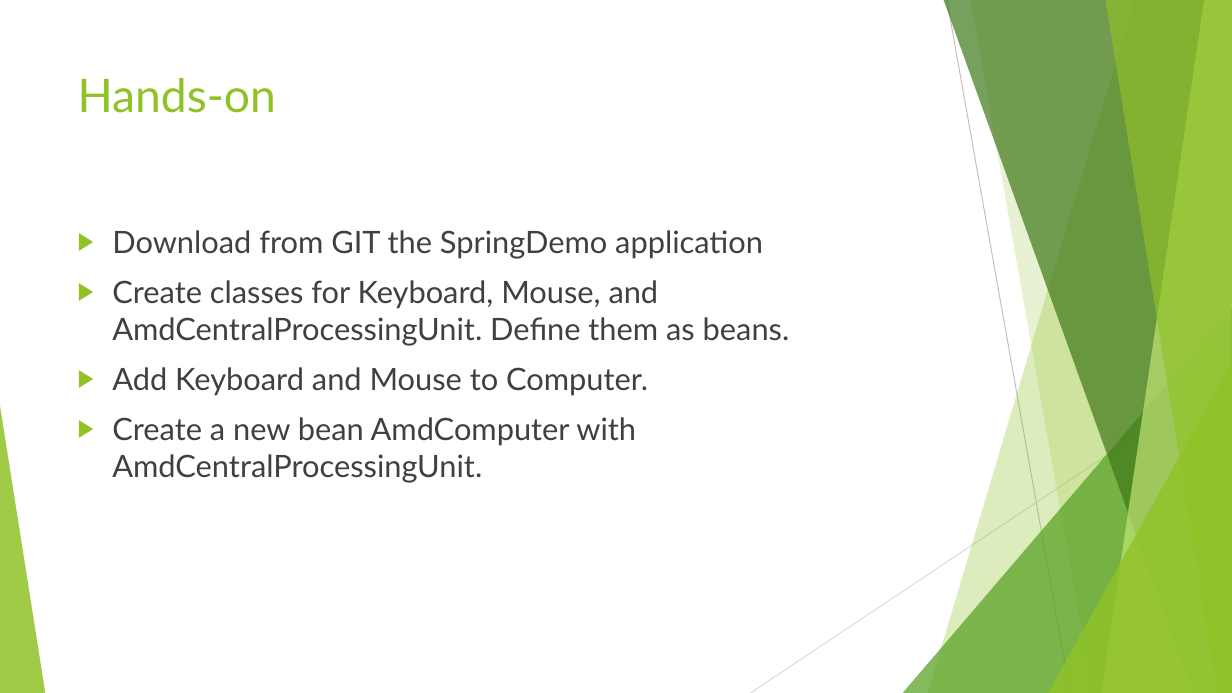
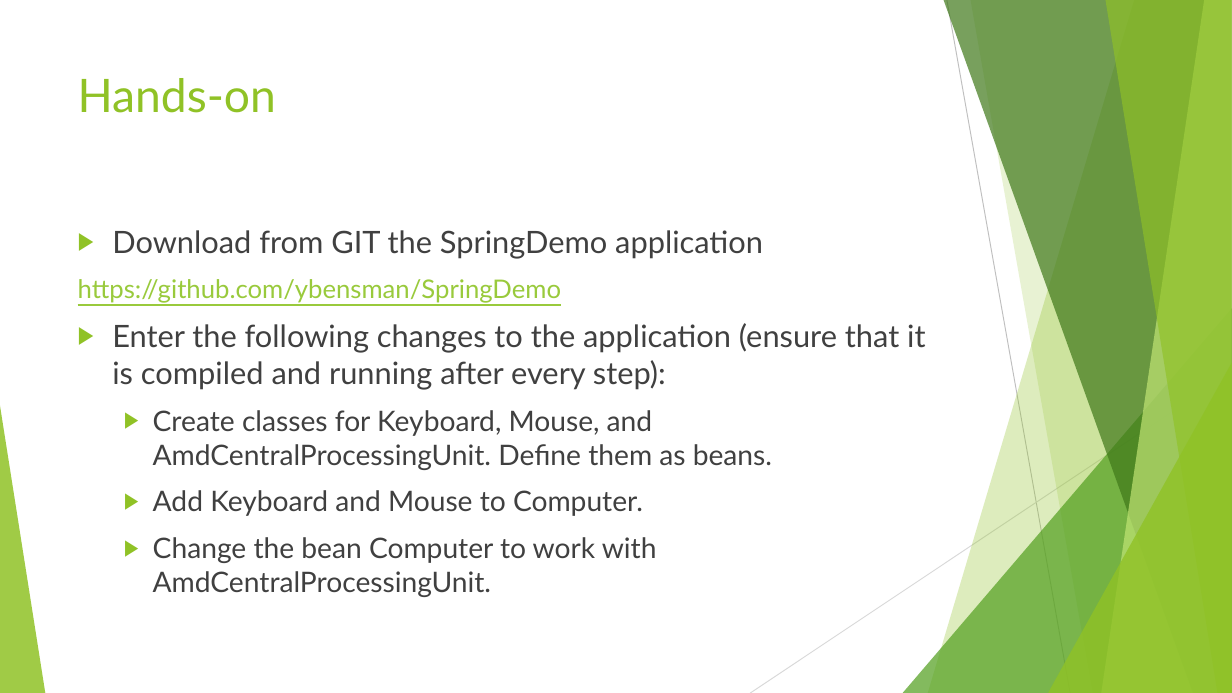
Before and after one commit to ybensman/SpringDemo, a slide deck: slide 50 of Spring_Beginners_1_SpringBootAndCore.pptx (slide 48 before the commit). Drawn at 1232x693 pixels with LibreOffice and Linux fonts; fonts in the diff are those of the drawing. Boxes give left, top, right and bottom in pixels: in the first picture for what was removed or moved away, otherwise in the second. Text is boxed around its words. In the diff, an @@ line names an element or a change of style, - is before the commit and + after.

```diff
--- a/Spring_Beginners_1_SpringBootAndCore.pptx
+++ b/Spring_Beginners_1_SpringBootAndCore.pptx
@@ text at [78, 279, 925, 390]: paragraphs added @@
+https://github.com/ybensman/SpringDemo
+▶ Enter the following changes to the application (ensure that it is compiled and running after every step):
@@ text at [153, 410, 772, 516]: size 24 to 22 pt in "Create classes for Keyboard, Mouse, and AmdCentralProcessing ...", "Add Keyboard and Mouse to Computer."; list level 1 to 2 in "Create classes for Keyboard, Mouse, ..."; list level 1 to 2 in "Add Keyboard and Mouse to ..." @@
@@ text at [153, 537, 657, 597]: text changed; size 24 to 22 pt @@
-▶ Create a new bean AmdComputer with AmdCentralProcessingUnit.
+  ▶ Change the bean Computer to work with AmdCentralProcessingUnit.
```
Also in this commit, not shown: 7 other slides changed, 3 slides added, 1 slide removed.
